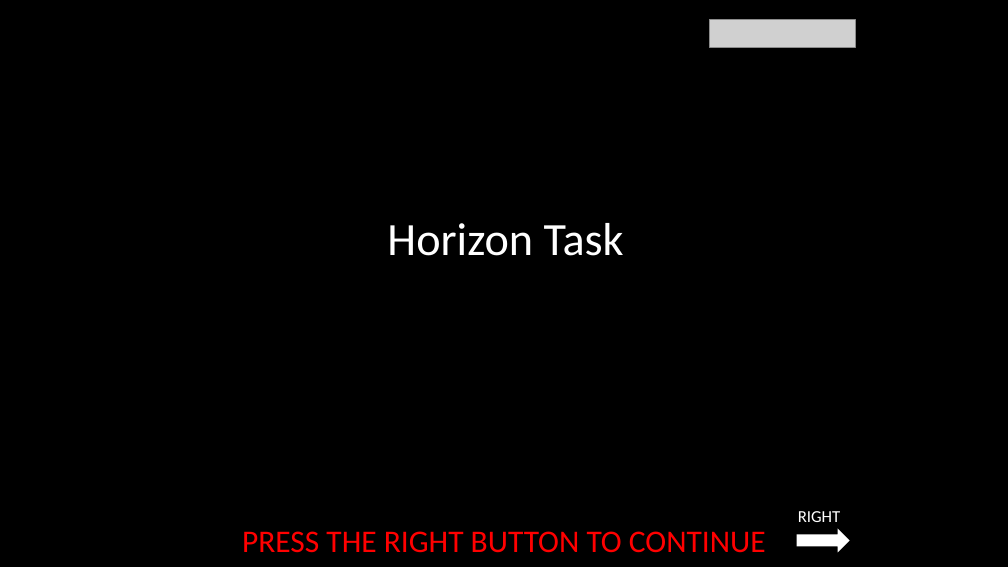
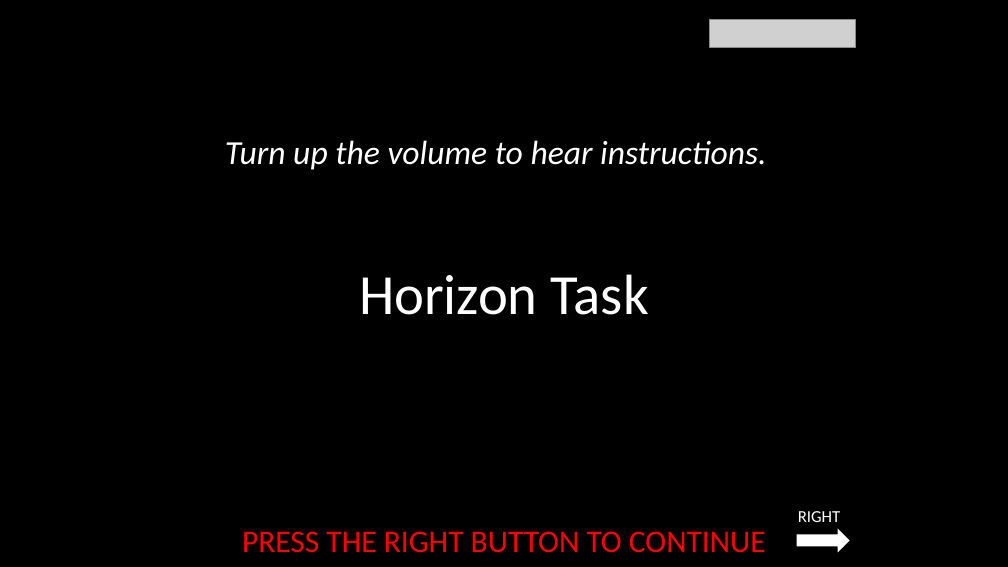
Before and after one commit to laureate-institute-for-brain-research/StimToolOnline, a slide deck: slide 1 of public/js/tasks/horizon/media/horizonInstructions_RSS.pptx. Drawn at 1008x567 pixels with LibreOffice and Linux fonts; fonts in the diff are those of the drawing; grey boxes stand for pictures. Boxes give left, top, right and bottom in pixels: in the first picture for what was removed or moved away, otherwise in the second. Text is boxed around its words. In the diff, an @@ line names an element or a change of style, - is before the commit and + after.

```diff
--- a/public/js/tasks/horizon/media/horizonInstructions_RSS.pptx
+++ b/public/js/tasks/horizon/media/horizonInstructions_RSS.pptx
@@ text added at [225,140,766,170], 32 pt, text #FFFFFF, italic @@
+Turn up the volume to hear instructions.
@@ title "Horizon Task": place and size @@
-title "Horizon Task" at [387,223,624,256]
+title "Horizon Task" at [359,274,649,315]
@@ title "Horizon Task" at [359,274,649,315]: size 44 to 54 pt @@
```
Also in this commit, not shown: 1 other slide changed, 29 other files.
